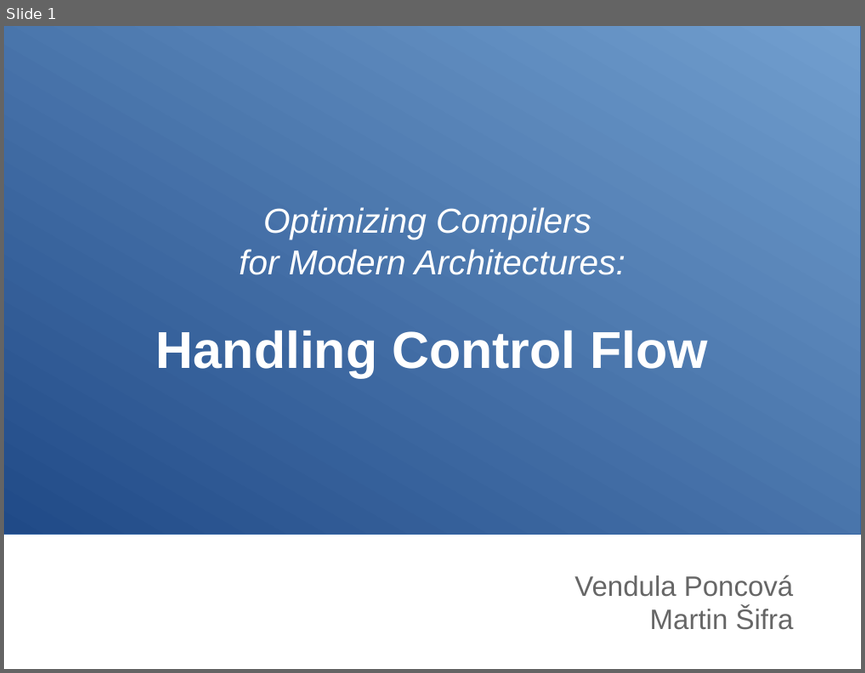
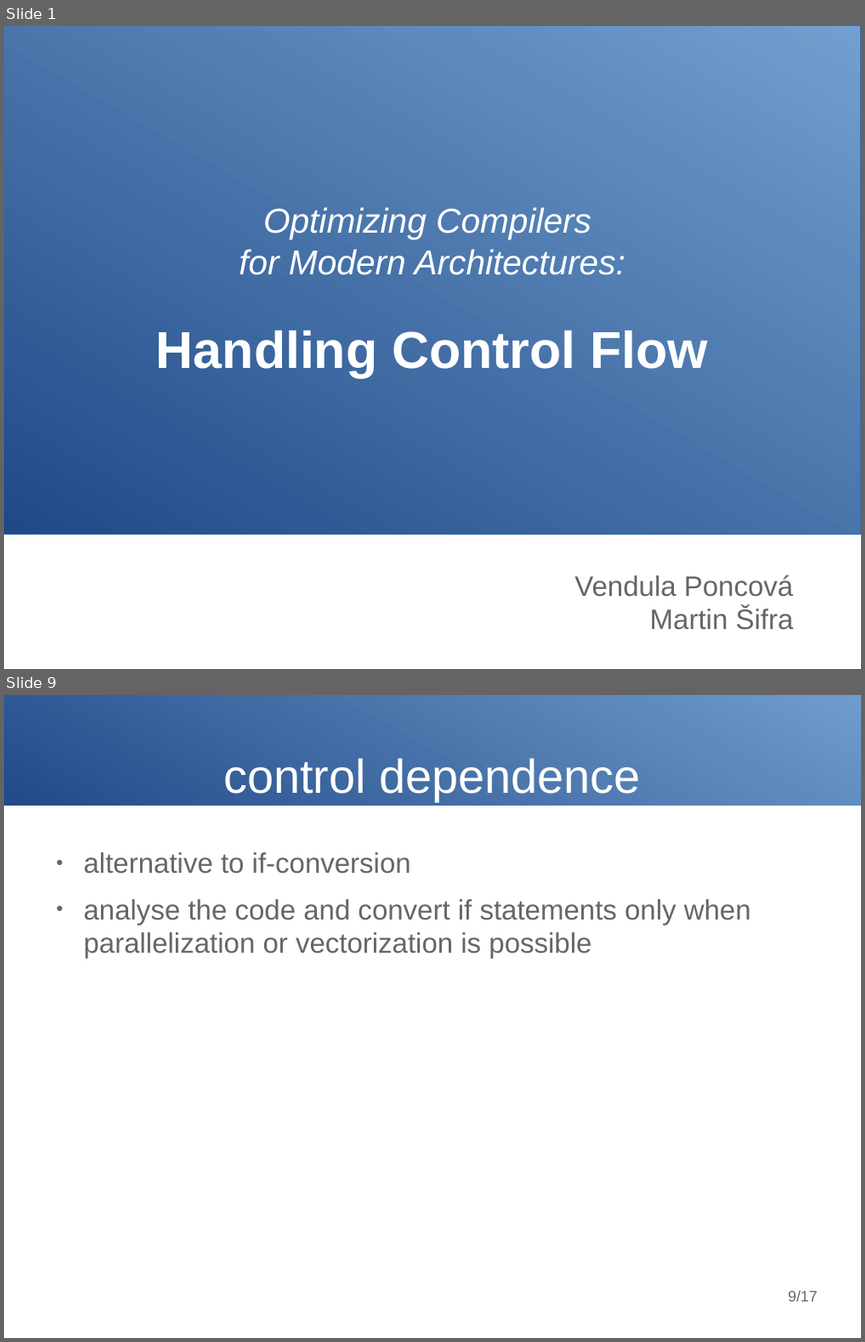
Before and after one commit to poncovka/vype-compiler, a slide deck: presentation/presentation.odp. Shown one above the other, each under a label of ours: slide 1 before the commit, slides 1 and 9 after it; the slides between them are not shown. The pictures are 865x673 and 865x1342 pixels, drawn with LibreOffice and Linux fonts; fonts in the diff are those of the drawing. Boxes give left, top, right and bottom in pixels: in the first picture for what was removed or moved away, otherwise in the second. Text is boxed around its words. In the diff, an @@ line names an element or a change of style, - is before the commit and + after.

```diff
--- a/presentation/presentation.odp
+++ b/presentation/presentation.odp
@@ slide 9 added at bbox=[4, 695, 861, 1338], background #FFFFFF @@
@@ rectangle added at bbox=[4, 695, 861, 805], fill gradient #204A87 to #729FCF @@
@@ title added at bbox=[223, 758, 640, 801], 44 pt, text #FFFFFF @@
+control dependence
@@ text added at bbox=[84, 852, 751, 959], 26 pt, text #666666 @@
+● alternative to if-conversion
+● analyse the code and convert if statements only when parallelization or vectorization is possible
@@ page number added at bbox=[788, 1290, 817, 1301], 14 pt, text #666666 @@
+9/17
```
Also in this commit, not shown: 4 slides changed, 11 other slides added, 8 slides removed, 1 other file.
